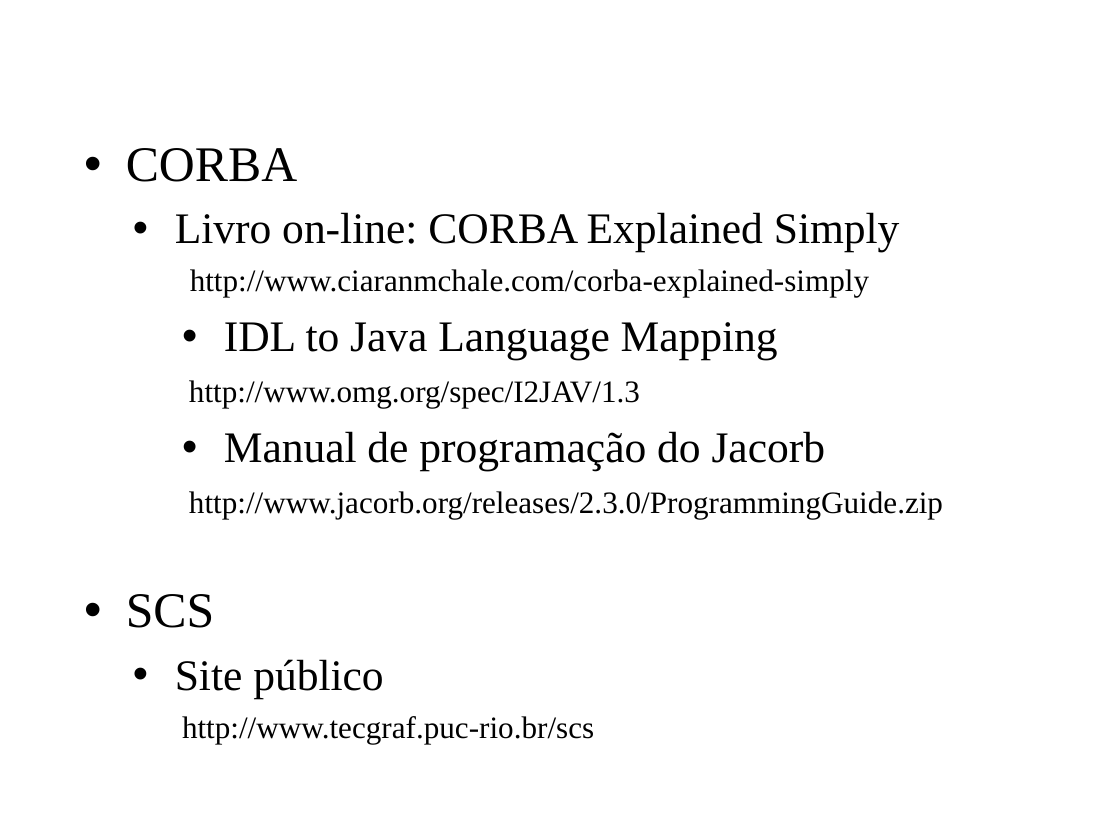
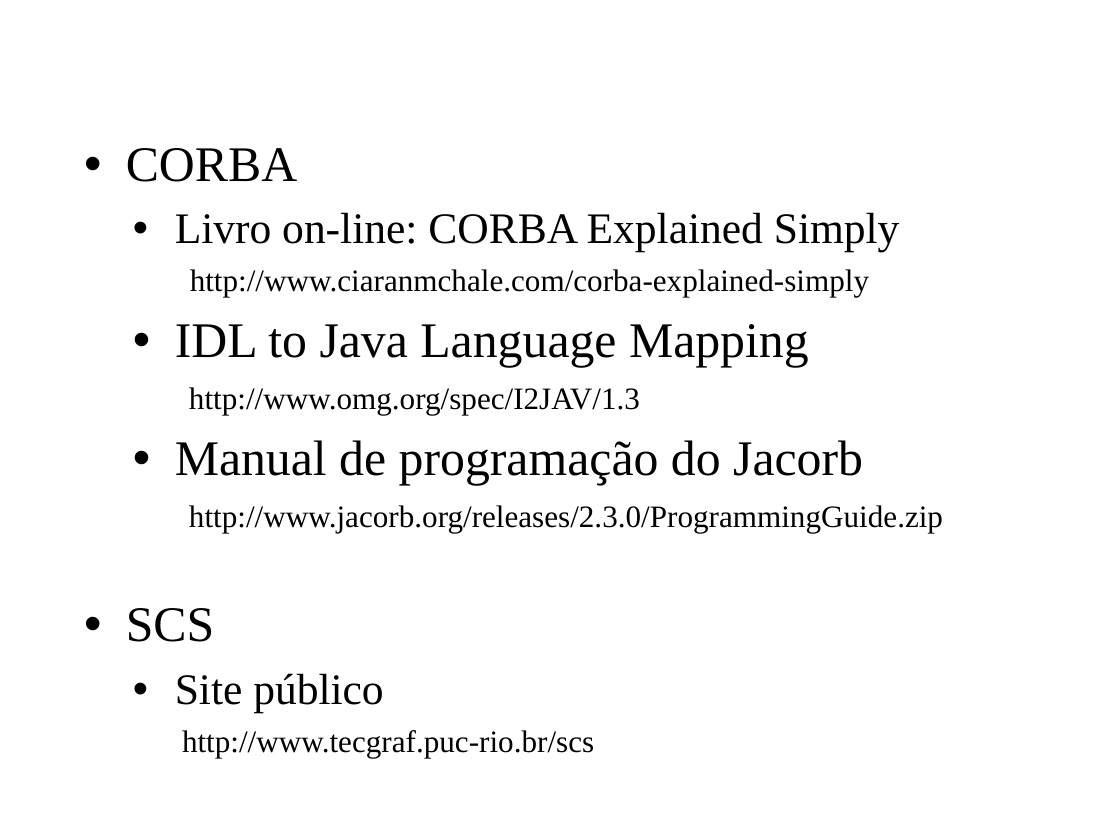
Before and after one commit to amadeubarbosa/openbus-core, a slide deck: slide 4 of docs/cursos/developer/java/1.Agenda_Java.ppt. Drawn at 1120x840 pixels with LibreOffice and Linux fonts; fonts in the diff are those of the drawing; background and template pictures are left out. Boxes give left, top, right and bottom in pixels: in the first picture for what was removed or moved away, otherwise in the second. Text is boxed around its words. In the diff, an @@ line names an element or a change of style, - is before the commit and + after.

Commit message:
Curso Desenvolvedor Java
+ Ajuste de alinhamento.

```diff
--- a/docs/cursos/developer/java/1.Agenda_Java.ppt
+++ b/docs/cursos/developer/java/1.Agenda_Java.ppt
@@ text at (x1=175, y1=324, x2=863, y2=485): size 28 to 32 pt in "IDL to Java Language Mapping", "Manual de programação do Jacorb"; list level 3 to 2 in "IDL to Java Language Mapping"; list level 3 to 2 in "Manual de programação do Jacorb" @@
```
